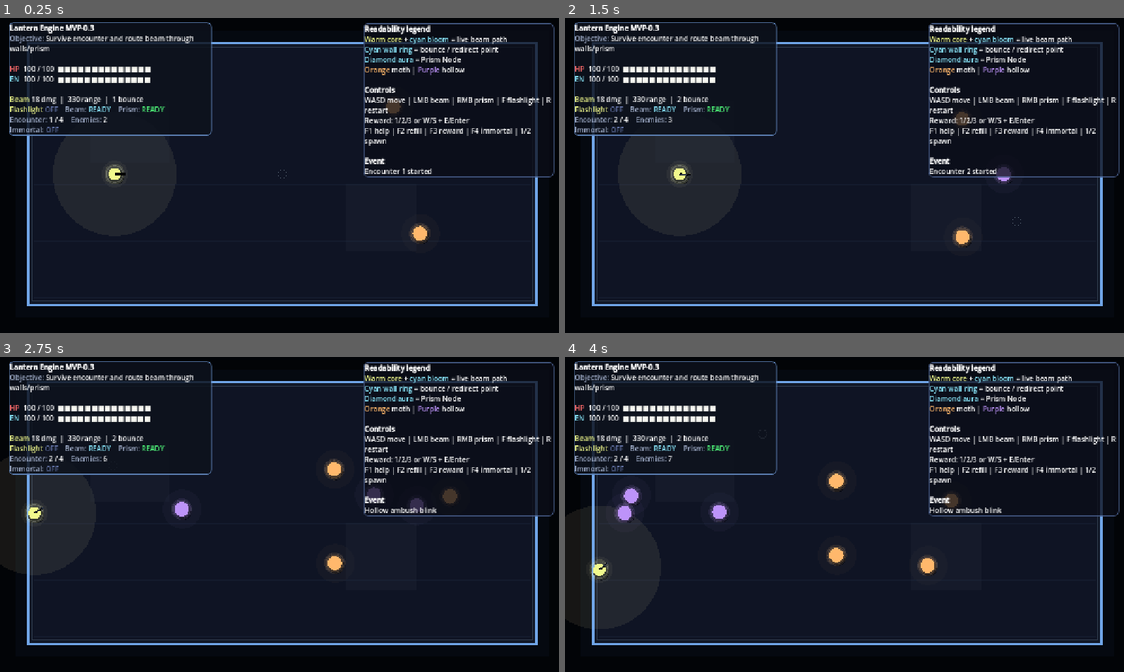
Above: before the commit, frames 1-4 (two rows, left to right).
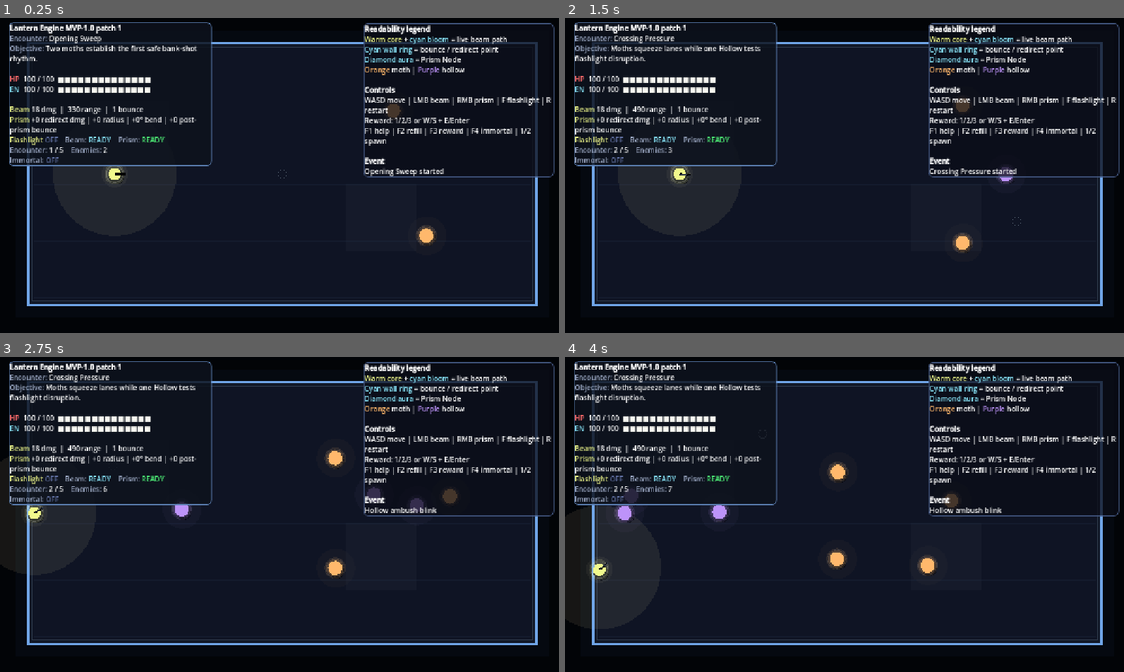
Above: after the commit, the same moments.

Repository: Nopppa/lantern-engine
Game: Godot game, scene res://scenes/main.tscn
Same seed, same stepped clock (60 frames per second), same inputs: the game is played once before the commit and once after it.
Inputs (mouse positions are in pixels of both pictures, inside the frame that each line leads up to):
- Up to frame 1 (0.25 s): no input
- Up to frame 2 (1.5 s): tap Enter (ui_accept) at 0.5, 0.77, 1.07 s; move the mouse to (816, 238) at 0.52 s; hold R (grant_upgrade) from 0.53 s (still down); click (816, 238) at 0.6 s; tap E (interact) at 0.8, 1.35 s; move the mouse to (1017, 222) at 1.27 s
- Up to frame 3 (2.75 s): tap Enter (ui_accept) at 1.52, 1.82 s; tap 2 (spawn_hollow) at 1.55, 2.1 s; move the mouse to (111, 464) at 2.02 s; release R (grant_upgrade) at 2.03 s; hold A (move_left) from 2.03 s (still down); tap 1 (spawn_moth) at 2.3 s
- Up to frame 4 (4 s): move the mouse to (878, 514) at 2.77 s; tap 1 (spawn_moth) at 2.85 s; tap Enter (ui_accept) at 3.02, 3.32, 3.77, 3.8 s; tap 3 at 3.05 s; move the mouse to (760, 432) at 3.52 s; release A (move_left) at 3.53 s; hold S (move_down) from 3.53 s (still down); hold 3 from 3.53 s (still down)

The runs differ from the first frame. In frame 1, 4.3% of the frame differs, in the area x 1-80%, y 2-73%; in frame 2, 4.6%, in the area x 1-81%, y 2-75%; in frame 3, 4.5%; in frame 4, 4.6%.

Commit message:
feat: finish MVP-1 patch 1 run integration

Diff:
--- a/scripts/data/encounter_defs.gd
+++ b/scripts/data/encounter_defs.gd
@@ -1,24 +1,80 @@
 extends RefCounted
 class_name EncounterDefs
 
-const LIST := [
-	[
-		{"type": "moth", "pos": Vector2(920, 200)},
-		{"type": "moth", "pos": Vector2(980, 500)}
-	],
-	[
-		{"type": "moth", "pos": Vector2(980, 220)},
-		{"type": "hollow", "pos": Vector2(1030, 360)},
-		{"type": "moth", "pos": Vector2(980, 520)}
-	],
-	[
-		{"type": "hollow", "pos": Vector2(1000, 180)},
-		{"type": "hollow", "pos": Vector2(1000, 540)},
-		{"type": "moth", "pos": Vector2(940, 360)}
-	],
-	[
-		{"type": "hollow", "pos": Vector2(950, 160)},
-		{"type": "hollow", "pos": Vector2(1050, 360)},
-		{"type": "hollow", "pos": Vector2(950, 560)}
+const RUN := {
+	"id": "mvp1_patch1",
+	"title": "Prism Trial",
+	"encounters": [
+		{
+			"id": "opening_sweep",
+			"title": "Opening Sweep",
+			"summary": "Two moths establish the first safe bank-shot rhythm.",
+			"reward_tags": ["core", "prism"],
+			"spawns": [
+				{"type": "moth", "pos": Vector2(920, 210)},
+				{"type": "moth", "pos": Vector2(995, 505)}
+			]
+		},
+		{
+			"id": "crossing_pressure",
+			"title": "Crossing Pressure",
+			"summary": "Moths squeeze lanes while one Hollow tests flashlight disruption.",
+			"reward_tags": ["core", "prism"],
+			"spawns": [
+				{"type": "moth", "pos": Vector2(980, 185)},
+				{"type": "hollow", "pos": Vector2(1035, 360)},
+				{"type": "moth", "pos": Vector2(980, 535)}
+			]
+		},
+		{
+			"id": "split_angles",
+			"title": "Split Angles",
+			"summary": "Two Hollows break timing while one Moth punishes static aiming.",
+			"reward_tags": ["core", "prism", "prism"],
+			"spawns": [
+				{"type": "hollow", "pos": Vector2(1000, 180)},
+				{"type": "moth", "pos": Vector2(930, 360)},
+				{"type": "hollow", "pos": Vector2(1000, 540)}
+			]
+		},
+		{
+			"id": "lens_lock",
+			"title": "Lens Lock",
+			"summary": "Mixed pressure asks for deliberate Prism placement and bounce continuation.",
+			"reward_tags": ["core", "prism", "prism"],
+			"spawns": [
+				{"type": "moth", "pos": Vector2(965, 160)},
+				{"type": "hollow", "pos": Vector2(1060, 290)},
+				{"type": "moth", "pos": Vector2(1040, 430)},
+				{"type": "hollow", "pos": Vector2(945, 575)}
+			]
+		},
+		{
+			"id": "final_convergence",
+			"title": "Final Convergence",
+			"summary": "Full mixed pressure closes the run without stepping into miniboss scope.",
+			"reward_tags": ["core", "prism", "prism"],
+			"spawns": [
+				{"type": "hollow", "pos": Vector2(965, 155)},
+				{"type": "moth", "pos": Vector2(1080, 245)},
+				{"type": "hollow", "pos": Vector2(1040, 360)},
+				{"type": "moth", "pos": Vector2(1080, 470)},
+				{"type": "hollow", "pos": Vector2(965, 570)}
+			]
+		}
 	]
-]
+}
+
+const LIST := RUN["encounters"]
+
+static func count() -> int:
+	return LIST.size()
+
+static func get_encounter(index: int) -> Dictionary:
+	if LIST.is_empty():
+		return {}
+	return LIST[clampi(index, 0, LIST.size() - 1)].duplicate(true)
+
+static func get_reward_tags(index: int) -> Array:
+	var encounter := get_encounter(index)
+	return encounter.get("reward_tags", ["core", "prism"])
--- a/scripts/data/upgrade_defs.gd
+++ b/scripts/data/upgrade_defs.gd
@@ -2,7 +2,33 @@
 class_name UpgradeDefs
 
 const POOL := [
-	{"id": "extra_bounce", "title": "+1 Bounce", "desc": "Refraction Beam gains one extra wall bounce.", "delta_text": "+1 total bounce for bank shots and prism follow-through.", "apply": "bounce"},
-	{"id": "beam_range", "title": "Longer Beam", "desc": "Refraction Beam range +180.", "delta_text": "+180 range so bounce + redirect lines stay alive longer.", "apply": "range"},
-	{"id": "beam_damage", "title": "Focused Lens", "desc": "Refraction Beam damage +8.", "delta_text": "+8 damage for faster moth clears and safer Hollow punishes.", "apply": "damage"}
+	{"id": "extra_bounce", "title": "+1 Bounce", "desc": "Refraction Beam gains one extra wall bounce.", "delta_text": "+1 total bounce for bank shots and prism follow-through.", "apply": "beam_bounces", "value": 1, "tags": ["core"]},
+	{"id": "beam_range", "title": "Longer Beam", "desc": "Refraction Beam range +160.", "delta_text": "+160 range so bounce + redirect lines stay alive longer.", "apply": "beam_range", "value": 160.0, "tags": ["core"]},
+	{"id": "beam_damage", "title": "Focused Lens", "desc": "Refraction Beam damage +7.", "delta_text": "+7 damage for faster clears and safer Hollow punishes.", "apply": "beam_damage", "value": 7.0, "tags": ["core"]},
+	{"id": "prism_overclock", "title": "Prism Overclock", "desc": "Redirected segments hit harder and the node lasts longer.", "delta_text": "+6 redirected damage, +3s Prism duration.", "apply": "prism_overclock", "tags": ["prism"]},
+	{"id": "wide_refraction", "title": "Wide Refraction", "desc": "Prism node catches shots more reliably and bends them harder.", "delta_text": "+10 Prism radius, +8° redirect angle.", "apply": "wide_refraction", "tags": ["prism"]},
+	{"id": "echo_lens", "title": "Echo Lens", "desc": "Prism redirects preserve momentum into one more bounce.", "delta_text": "+1 bounce after Prism redirect.", "apply": "echo_lens", "tags": ["prism"]}
 ]
+
+static func get_pool(tags: Array = [], exclude_ids: Array = []) -> Array:
+	var normalized_tags: Array[String] = []
+	for tag in tags:
+		normalized_tags.append(String(tag))
+	var blocked := {}
+	for entry in exclude_ids:
+		blocked[String(entry)] = true
+	var results: Array = []
+	for reward: Dictionary in POOL:
+		var reward_id := String(reward.get("id", ""))
+		if blocked.has(reward_id):
+			continue
+		var reward_tags: Array = reward.get("tags", [])
+		if normalized_tags.is_empty() or _matches_any_tag(reward_tags, normalized_tags):
+			results.append(reward.duplicate(true))
+	return results
+
+static func _matches_any_tag(reward_tags: Array, requested_tags: Array[String]) -> bool:
+	for tag in reward_tags:
+		if requested_tags.has(String(tag)):
+			return true
+	return false
--- a/scripts/gameplay/beam_resolver.gd
+++ b/scripts/gameplay/beam_resolver.gd
@@ -2,6 +2,7 @@
 class_name BeamResolver
 
 const SfxController = preload("res://scripts/gameplay/sfx_controller.gd")
+const RunSummary = preload("res://scripts/gameplay/run_summary.gd")
 
 static func cast_beam(run: RunScene, target: Vector2) -> void:
 	if run.beam_timer > 0.0:
@@ -16,6 +17,7 @@
 	run.beam_pulse_timer = run.BEAM_PULSE_DURATION
 	run.beam_segments.clear()
 	run.hit_flashes.clear()
+	RunSummary.note_beam_cast(run)
 	SfxController.play(run, "beam")
 	var direction := (target - run.player_pos).normalized()
 	if direction == Vector2.ZERO:
@@ -24,6 +26,7 @@
 	var current_direction := direction
 	var bounces_left := run.beam_bounces
 	var prism_redirect_used := false
+	var prism_redirect_bounces_granted := false
 	var remaining_range := run.beam_range
 	var any_hit := false
 	while remaining_range > 0.0:
@@ -31,9 +34,11 @@
 		var segment_start: Vector2 = segment[0]
 		var segment_end: Vector2 = segment[1]
 		var segment_damage := run.beam_damage + float(max(run.beam_bounces - bounces_left, 0)) * 4.0
+		if prism_redirect_used:
+			segment_damage += run.prism_redirect_damage_bonus
 		var prism_hit := {}
 		if run.prism_node and not prism_redirect_used:
-			prism_hit = segment_circle_hit(segment_start, segment_end, run.prism_node.position, run.PRISM_RADIUS)
+			prism_hit = segment_circle_hit(segment_start, segment_end, run.prism_node.position, run.current_prism_radius())
 		if prism_hit.size() > 0:
 			var hit_pos: Vector2 = prism_hit["point"]
 			run.beam_segments.append([segment_start, hit_pos])
@@ -44,6 +49,10 @@
 			current_direction = redirected_prism_direction(run, current_direction)
 			current_origin = hit_pos + current_direction * run.BEAM_OFFSET
 			prism_redirect_used = true
+			if not prism_redirect_bounces_granted:
+				bounces_left += run.prism_redirect_bonus_bounces
+				prism_redirect_bounces_granted = true
+			RunSummary.note_prism_redirect(run)
 			any_hit = true
 			run.last_event = "Refraction Beam redirected through Prism Node"
 			continue
@@ -65,7 +74,8 @@
 	run.lit_zones = run._build_lit_zones()
 
 static func redirected_prism_direction(run: RunScene, direction: Vector2) -> Vector2:
-	return direction.rotated(deg_to_rad(run.PRISM_REDIRECT_ANGLE if direction.y >= 0.0 else -run.PRISM_REDIRECT_ANGLE)).normalized()
+	var redirect_angle: float = run.current_prism_redirect_angle()
+	return direction.rotated(deg_to_rad(redirect_angle if direction.y >= 0.0 else -redirect_angle)).normalized()
 
 static func beam_to_bounds(run: RunScene, origin: Vector2, direction: Vector2, length: float) -> Array:
 	var end := origin + direction * length
@@ -109,6 +119,7 @@
 		var hit: Dictionary = segment_circle_hit(a, b, enemy["node"].position, enemy["radius"])
 		if hit.size() > 0:
 			enemy["hp"] -= damage
+			RunSummary.note_damage_dealt(run, damage)
 			enemy["flash"] = 0.25
 			var hit_pos: Vector2 = hit["point"]
 			var hit_color := Color(1.0, 0.82, 0.45, 0.95) if enemy["type"] == "moth" else Color(0.88, 0.72, 1.0, 0.95)
@@ -117,6 +128,7 @@
 			if enemy["hp"] <= 0.0:
 				enemy["alive"] = false
 				enemy["death_timer"] = 0.35
+				RunSummary.note_kill(run, String(enemy["type"]))
 				run._add_hit_flash(enemy["node"].position, enemy["radius"] + 22.0, Color(1.0, 0.96, 0.76, 1.0), 0.22)
 				SfxController.play(run, "kill")
 				run.last_event = "%s eliminated" % String(enemy["type"]).capitalize()
--- a/scripts/gameplay/encounter_controller.gd
+++ b/scripts/gameplay/encounter_controller.gd
@@ -1,5 +1,8 @@
 extends RefCounted
 class_name EncounterController
+
+const EncounterDefs = preload("res://scripts/data/encounter_defs.gd")
+const RunSummary = preload("res://scripts/gameplay/run_summary.gd")
 
 static func check_complete(run: RunScene) -> void:
 	if not run.encounter_active:
@@ -8,9 +11,21 @@
 		if enemy["alive"]:
 			return
 	run.encounter_active = false
+	var encounter := EncounterDefs.get_encounter(run.encounter_index)
+	RunSummary.note_encounter_cleared(run, encounter)
+	if run.encounter_index + 1 >= run.encounters.size():
+		run.run_over = true
+		run.help_collapsed = false
+		run.reward_pending = false
+		run.reward_resolution_in_progress = false
+		run.reward_panel.visible = false
+		RunSummary.finish(run)
+		run.last_event = "%s cleared — review run summary" % String(encounter.get("title", "Final encounter"))
+		return
 	run._show_rewards()
 
 static func start_encounter(run: RunScene, index: int) -> void:
+	var encounter := EncounterDefs.get_encounter(index)
 	run.encounter_index = index
 	run.enemies.clear()
 	for child in run.world_layer.get_children():
@@ -21,9 +36,10 @@
 	run.reward_resolution_in_progress = false
 	run.reward_panel.visible = false
 	run.end_panel.visible = false
-	for spec: Dictionary in run.encounters[min(index, run.encounters.size() - 1)]:
+	for spec: Dictionary in encounter.get("spawns", []):
 		spawn_enemy(run, spec["type"], spec["pos"])
-	run.last_event = "Encounter %d started" % [index + 1]
+	RunSummary.note_encounter_started(run, encounter)
+	run.last_event = "%s started" % String(encounter.get("title", "Encounter %d" % [index + 1]))
 
 static func spawn_enemy(run: RunScene, type: String, pos: Vector2) -> void:
 	var node := Node2D.new()
--- a/scripts/gameplay/reward_controller.gd
+++ b/scripts/gameplay/reward_controller.gd
@@ -3,6 +3,7 @@
 
 const UpgradeDefs = preload("res://scripts/data/upgrade_defs.gd")
 const SfxController = preload("res://scripts/gameplay/sfx_controller.gd")
+const RunSummary = preload("res://scripts/gameplay/run_summary.gd")
 
 static func build_panel(run: RunScene) -> void:
 	run.reward_panel = PanelContainer.new()
@@ -40,7 +41,16 @@
 	run.reward_resolution_in_progress = false
 	run.reward_panel.visible = true
 	run.reward_selection_index = 0
-	var options: Array = UpgradeDefs.POOL.duplicate(true)
+	var encounter: Dictionary = run._current_encounter()
+	var requested_tags: Array = encounter.get("reward_tags", ["core", "prism"])
+	var taken_ids: Array = run.run_summary.get("upgrade_ids", [])
+	for btn in run.reward_buttons:
+		btn.set_meta("reward", {})
+	var options: Array = UpgradeDefs.get_pool(requested_tags, taken_ids)
+	if options.size() < run.reward_buttons.size():
+		options = UpgradeDefs.get_pool([], taken_ids)
+	if options.size() < run.reward_buttons.size():
+		options = UpgradeDefs.POOL.duplicate(true)
 	options.shuffle()
 	for i in run.reward_buttons.size():
 		var reward: Dictionary = options[i]
@@ -95,13 +105,22 @@
 	if reward.is_empty():
 		run.reward_resolution_in_progress = false
 		return
-	match reward.get("apply", ""):
-		"bounce":
-			run.beam_bounces += 1
-		"range":
-			run.beam_range = min(run.beam_range + 180.0, 960.0)
-		"damage":
-			run.beam_damage += 8.0
+	match String(reward.get("apply", "")):
+		"beam_bounces":
+			run.beam_bounces += int(reward.get("value", 1))
+		"beam_range":
+			run.beam_range = min(run.beam_range + float(reward.get("value", 160.0)), 960.0)
+		"beam_damage":
+			run.beam_damage += float(reward.get("value", 7.0))
+		"prism_overclock":
+			run.prism_redirect_damage_bonus += 6.0
+			run.prism_duration += 3.0
+		"wide_refraction":
+			run.prism_radius_bonus += 10.0
+			run.prism_redirect_angle_bonus += 8.0
+		"echo_lens":
+			run.prism_redirect_bonus_bounces += 1
+	RunSummary.note_upgrade(run, reward)
 	run.reward_pending = false
 	run.reward_panel.visible = false
 	SfxController.play(run, "reward_pick")
@@ -112,4 +131,5 @@
 		run.run_over = true
 		run.help_collapsed = false
 		run.reward_resolution_in_progress = false
-		run.last_event = "Prototype cleared — restart is ready"
+		RunSummary.finish(run)
+		run.last_event = "Prism Trial cleared — review run summary"
--- /dev/null
+++ b/scripts/gameplay/run_summary.gd
@@ -0,0 +1,79 @@
+extends RefCounted
+class_name RunSummary
+
+static func make_tracker() -> Dictionary:
+	return {
+		"encounters_started": [],
+		"encounters_cleared": [],
+		"upgrades": [],
+		"upgrade_ids": [],
+		"beams_cast": 0,
+		"prisms_placed": 0,
+		"prism_redirects": 0,
+		"damage_dealt": 0.0,
+		"damage_taken": 0.0,
+		"kills": {"moth": 0, "hollow": 0},
+		"started_at": Time.get_unix_time_from_system(),
+		"ended_at": 0
+	}
+
+static func reset(run: RunScene) -> void:
+	run.run_summary = make_tracker()
+
+static func note_encounter_started(run: RunScene, encounter: Dictionary) -> void:
+	run.run_summary["encounters_started"].append(String(encounter.get("title", "Encounter")))
+
+static func note_encounter_cleared(run: RunScene, encounter: Dictionary) -> void:
+	run.run_summary["encounters_cleared"].append(String(encounter.get("title", "Encounter")))
+
+static func note_upgrade(run: RunScene, reward: Dictionary) -> void:
+	run.run_summary["upgrades"].append(String(reward.get("title", "Upgrade")))
+	run.run_summary["upgrade_ids"].append(String(reward.get("id", "")))
+
+static func note_beam_cast(run: RunScene) -> void:
+	run.run_summary["beams_cast"] += 1
+
+static func note_prism_placed(run: RunScene) -> void:
+	run.run_summary["prisms_placed"] += 1
+
+static func note_prism_redirect(run: RunScene) -> void:
+	run.run_summary["prism_redirects"] += 1
+
+static func note_damage_dealt(run: RunScene, amount: float) -> void:
+	run.run_summary["damage_dealt"] = float(run.run_summary.get("damage_dealt", 0.0)) + amount
+
+static func note_damage_taken(run: RunScene, amount: float) -> void:
+	run.run_summary["damage_taken"] = float(run.run_summary.get("damage_taken", 0.0)) + amount
+
+static func note_kill(run: RunScene, enemy_type: String) -> void:
+	var kills: Dictionary = run.run_summary.get("kills", {})
+	kills[enemy_type] = int(kills.get(enemy_type, 0)) + 1
+	run.run_summary["kills"] = kills
+
+static func finish(run: RunScene) -> void:
+	run.run_summary["ended_at"] = Time.get_unix_time_from_system()
+
+static func build_report(run: RunScene, victory: bool) -> String:
+	var started_titles: Array = run.run_summary.get("encounters_started", [])
+	var cleared_titles: Array = run.run_summary.get("encounters_cleared", [])
+	var upgrades: Array = run.run_summary.get("upgrades", [])
+	var kills: Dictionary = run.run_summary.get("kills", {})
+	var duration: int = max(int(run.run_summary.get("ended_at", Time.get_unix_time_from_system())) - int(run.run_summary.get("started_at", Time.get_unix_time_from_system())), 0)
+	var outcome: String = "[b]Prism Trial cleared.[/b]" if victory else "[b]Run ended before the trial was cleared.[/b]"
+	var encounter_line: String = "%d/%d encounters cleared" % [cleared_titles.size(), max(started_titles.size(), run.encounters.size())]
+	var upgrade_line: String = "None" if upgrades.is_empty() else ", ".join(upgrades)
+	var cleared_line: String = "None" if cleared_titles.is_empty() else " → ".join(cleared_titles)
+	return "%s\n%s in %ds.\n\n[b]Route[/b]\n%s\n\n[b]Build[/b]\n%s\n\n[b]Combat[/b]\nBeams cast: %d\nPrisms placed: %d\nPrism redirects: %d\nDamage dealt: %.0f\nDamage taken: %.0f\nKills: %d Moth, %d Hollow" % [
+		outcome,
+		encounter_line,
+		duration,
+		cleared_line,
+		upgrade_line,
+		int(run.run_summary.get("beams_cast", 0)),
+		int(run.run_summary.get("prisms_placed", 0)),
+		int(run.run_summary.get("prism_redirects", 0)),
+		float(run.run_summary.get("damage_dealt", 0.0)),
+		float(run.run_summary.get("damage_taken", 0.0)),
+		int(kills.get("moth", 0)),
+		int(kills.get("hollow", 0))
+	]
--- a/scripts/run_scene.gd
+++ b/scripts/run_scene.gd
@@ -8,6 +8,7 @@
 const BeamResolver = preload("res://scripts/gameplay/beam_resolver.gd")
 const EnemyController = preload("res://scripts/gameplay/enemy_controller.gd")
 const SfxController = preload("res://scripts/gameplay/sfx_controller.gd")
+const RunSummary = preload("res://scripts/gameplay/run_summary.gd")
 const HudText = preload("res://scripts/ui/hud_text.gd")
 
 const ARENA_RECT := Rect2(Vector2(64, 64), Vector2(1152, 592))
@@ -22,6 +23,7 @@
 const BEAM_OFFSET := 4.0
 const PRISM_RADIUS := 18.0
 const PRISM_REDIRECT_ANGLE := 55.0
+const BUILD_LABEL := "MVP-1.0 patch 1"
 
 var player_hp := 100.0
 var player_max_hp := 100.0
@@ -34,6 +36,10 @@
 var prism_timer := 0.0
 var prism_cooldown := 1.2
 var prism_duration := 12.0
+var prism_radius_bonus := 0.0
+var prism_redirect_angle_bonus := 0.0
+var prism_redirect_damage_bonus := 0.0
+var prism_redirect_bonus_bounces := 0
 var prism_node: Node2D
 var player_velocity := Vector2.ZERO
 var player_speed := 285.0
@@ -75,6 +81,7 @@
 var end_title_label: Label
 var end_body_label: RichTextLabel
 var help_collapsed := false
+var run_summary := RunSummary.make_tracker()
 var world_layer: Node2D
 var fx_layer: Node2D
 var player_node: Node2D
@@ -83,6 +90,7 @@
 
 func _ready() -> void:
 	randomize()
+	RunSummary.reset(self)
 	_setup_scene()
 	_start_encounter(0)
 
@@ -236,6 +244,15 @@
 func _redirected_prism_direction(direction: Vector2) -> Vector2:
 	return BeamResolver.redirected_prism_direction(self, direction)
 
+func current_prism_radius() -> float:
+	return PRISM_RADIUS + prism_radius_bonus
+
+func current_prism_redirect_angle() -> float:
+	return PRISM_REDIRECT_ANGLE + prism_redirect_angle_bonus
+
+func _current_encounter() -> Dictionary:
+	return EncounterDefs.get_encounter(encounter_index)
+
 func _place_prism(target: Vector2) -> void:
 	if prism_timer > 0.0:
 		last_event = "Prism Node recharging"
@@ -251,6 +268,7 @@
 	marker.color = PRISM_COLOR
 	prism_node.add_child(marker)
 	prism_timer = prism_duration
+	RunSummary.note_prism_placed(self)
 	last_event = "Prism Node deployed"
 
 func _toggle_flashlight() -> void:
@@ -275,9 +293,11 @@
 		last_event = "Immortal mode absorbed damage"
 		return
 	player_hp -= amount
+	RunSummary.note_damage_taken(self, amount)
 	if player_hp <= 0.0:
 		player_hp = 0.0
 		run_over = true
+		RunSummary.finish(self)
 		last_event = "Lantern extinguished"
 
 func _update_enemies(delta: float) -> void:
@@ -303,6 +323,12 @@
 	beam_range = 330.0
 	beam_damage = 18.0
 	beam_bounces = 1
+	prism_duration = 12.0
+	encounters = EncounterDefs.LIST.duplicate(true)
+	prism_radius_bonus = 0.0
+	prism_redirect_angle_bonus = 0.0
+	prism_redirect_damage_bonus = 0.0
+	prism_redirect_bonus_bounces = 0
 	player_pos = Vector2(260, 360)
 	if prism_node:
 		prism_node.queue_free()
@@ -316,6 +342,7 @@
 	beam_segments.clear()
 	hit_flashes.clear()
 	beam_pulse_timer = 0.0
+	RunSummary.reset(self)
 	_start_encounter(0)
 	last_event = "Run restarted"
 
@@ -357,10 +384,12 @@
 func _update_ui() -> void:
 	var beam_ready := "[color=#8be9fd]READY[/color]" if beam_timer <= 0.0 else "[color=#ffb86c]%.2fs[/color]" % beam_timer
 	var prism_state := "[color=#8be9fd]ACTIVE %.1fs[/color]" % prism_timer if prism_node else "[color=#50fa7b]READY[/color]"
-	var objective := "Pick one upgrade" if reward_pending else ("Survive encounter and route beam through walls/prism" if not run_over else ("Run complete — restart from center panel or R" if player_hp > 0.0 else "Run failed — restart from center panel or R"))
+	var current_encounter := _current_encounter()
+	var encounter_title := String(current_encounter.get("title", "Encounter"))
+	var objective := "Pick one upgrade" if reward_pending else (String(current_encounter.get("summary", "Survive encounter and route beam through walls/prism")) if not run_over else ("Run complete — restart from center panel or R" if player_hp > 0.0 else "Run failed — restart from center panel or R"))
 	var immortal_text := "[color=#50fa7b]ON[/color]" if debug_immortal else "[color=#6272a4]OFF[/color]"
 	var flashlight_text := "[color=#f1fa8c]ON[/color] (%.0f/s)" % flashlight_drain if flashlight_on else "[color=#6272a4]OFF[/color]"
-	hud_label.text = "[b]Lantern Engine MVP-0.3[/b]\n[color=#a4b1cd]Objective:[/color] %s\n\n[color=#ff6b6b]HP[/color]  %.0f / %.0f  %s\n[color=#8be9fd]EN[/color]  %.0f / %.0f  %s\n\n[color=#f1fa8c]Beam[/color] %.0f dmg  |  %.0f range  |  %d bounce\n[color=#f1fa8c]Flashlight[/color] %s    [color=#a4b1cd]Beam:[/color] %s    [color=#a4b1cd]Prism:[/color] %s\n[color=#a4b1cd]Encounter:[/color] %d / %d    [color=#a4b1cd]Enemies:[/color] %d\n[color=#a4b1cd]Immortal:[/color] %s" % [objective, player_hp, player_max_hp, HudText.bar(player_hp, player_max_hp), energy, max_energy, HudText.bar(energy, max_energy), beam_damage, beam_range, beam_bounces, flashlight_text, beam_ready, p …(112 unchanged characters)…
+	hud_label.text = "[b]Lantern Engine %s[/b]\n[color=#a4b1cd]Encounter:[/color] %s\n[color=#a4b1cd]Objective:[/color] %s\n\n[color=#ff6b6b]HP[/color]  %.0f / %.0f  %s\n[color=#8be9fd]EN[/color]  %.0f / %.0f  %s\n\n[color=#f1fa8c]Beam[/color] %.0f dmg  |  %.0f range  |  %d bounce\n[color=#f1fa8c]Prism[/color] +%.0f redirect dmg | +%.0f radius | +%.0f° bend | +%d post-prism bounce\n[color=#f1fa8c]Flashlight[/color] %s    [color=#a4b1cd]Beam:[/color] %s    [color=#a4b1cd]Prism:[/color] %s\n[color=#a4b1cd]Encounter:[/color] %d / %d    [color=#a4b1cd]Enemies:[/color] %d\n[color=#a4b1cd]Immortal:[/color] %s" % [BUILD_LABEL, encounter_title, objective, player_hp, player_max_hp, HudText.bar(player_hp, player_max_hp), energy, max_energy, HudText.bar(energy, max_energy), beam_damage, beam_range, beam_bounces, prism_redirect_damage_bonus, prism_radius_bonus, prism_redirect_angle_bonus, prism_redirect_bonus_bounces, flashlight_text, beam_ready, p …(112 unchanged characters)…
 	var help_hint := "[color=#8be9fd]F1 show full help[/color]" if help_collapsed else "[color=#8be9fd]F1 hide full help[/color]"
 	var immortal_hint := "[color=#50fa7b]ON[/color]" if debug_immortal else "[color=#6272a4]OFF[/color]"
 	if reward_pending:
@@ -375,7 +404,7 @@
 	status_label.visible = true
 	if run_over:
 		end_title_label.text = "Run complete" if player_hp > 0.0 else "Lantern extinguished"
-		end_body_label.text = "[b]Encounter %d / %d cleared.[/b]\nRestart is available immediately.\n\nPress [b]R[/b] or click [b]Restart run[/b] below.\nPress [b]F1[/b] to view the full control legend." % [encounter_index + 1, encounters.size()] if player_hp > 0.0 else "[b]The run ended in combat.[/b]\n\nPress [b]R[/b] or click [b]Restart run[/b] below.\nPress [b]F1[/b] to view the full control legend."
+		end_body_label.text = RunSummary.build_report(self, player_hp > 0.0) + "\n\nPress [b]R[/b] or click [b]Restart run[/b] below."
 		end_panel.visible = true
 	else:
 		end_panel.visible = false
@@ -418,6 +447,7 @@
 		draw_line(prism_node.position + Vector2(-24, 0), prism_node.position + Vector2(24, 0), Color(1.0, 1.0, 1.0, 0.16), 2.0)
 		draw_line(prism_node.position + Vector2(0, -24), prism_node.position + Vector2(0, 24), Color(1.0, 1.0, 1.0, 0.16), 2.0)
 		var prism_preview_dir := _redirected_prism_direction(facing)
+		draw_circle(prism_node.position, current_prism_radius(), Color(PRISM_COLOR.r, PRISM_COLOR.g, PRISM_COLOR.b, 0.08))
 		draw_line(prism_node.position, prism_node.position + prism_preview_dir * 46.0, Color(PRISM_COLOR.r, PRISM_COLOR.g, PRISM_COLOR.b, 0.4), 2.0)
 	# --- Flashlight cone ---
 	if flashlight_on:
Not shown, changed: export_presets.cfg
Not shown, added: scripts/gameplay/run_summary.gd.uid
Not shown, changed: CHANGELOG.md
Not shown, changed: README.md
Not shown, changed: VERSION
Not shown, changed: docs/code-map.md
Not shown, changed: docs/devlog.md
Not shown, changed: docs/milestones.md
